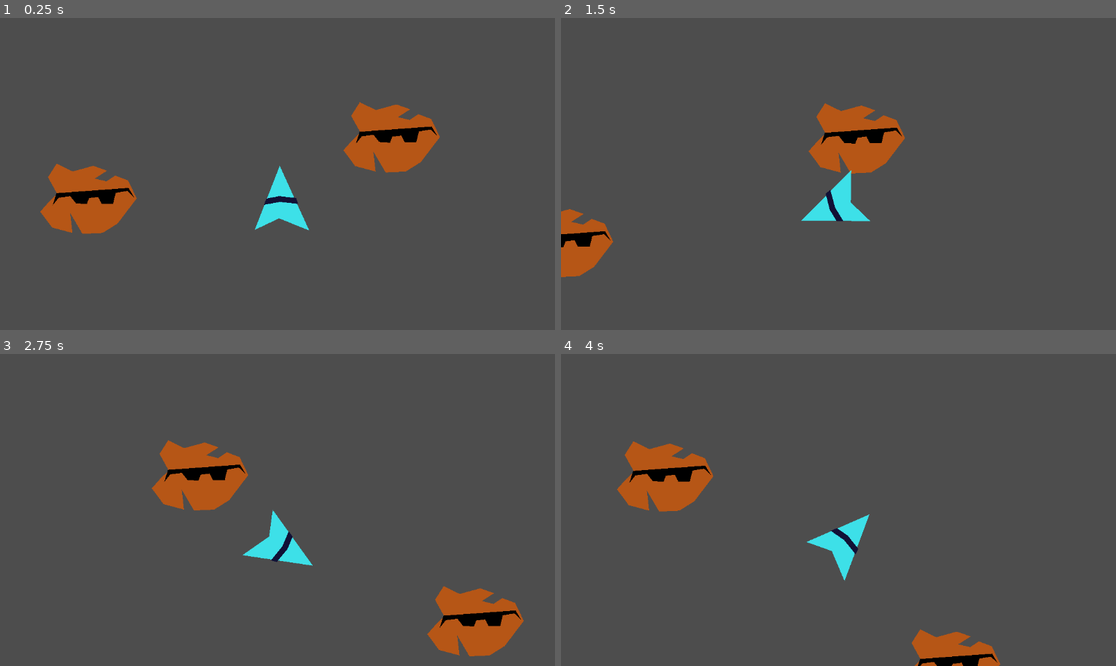
Above: before the commit, frames 1-4 (two rows, left to right).
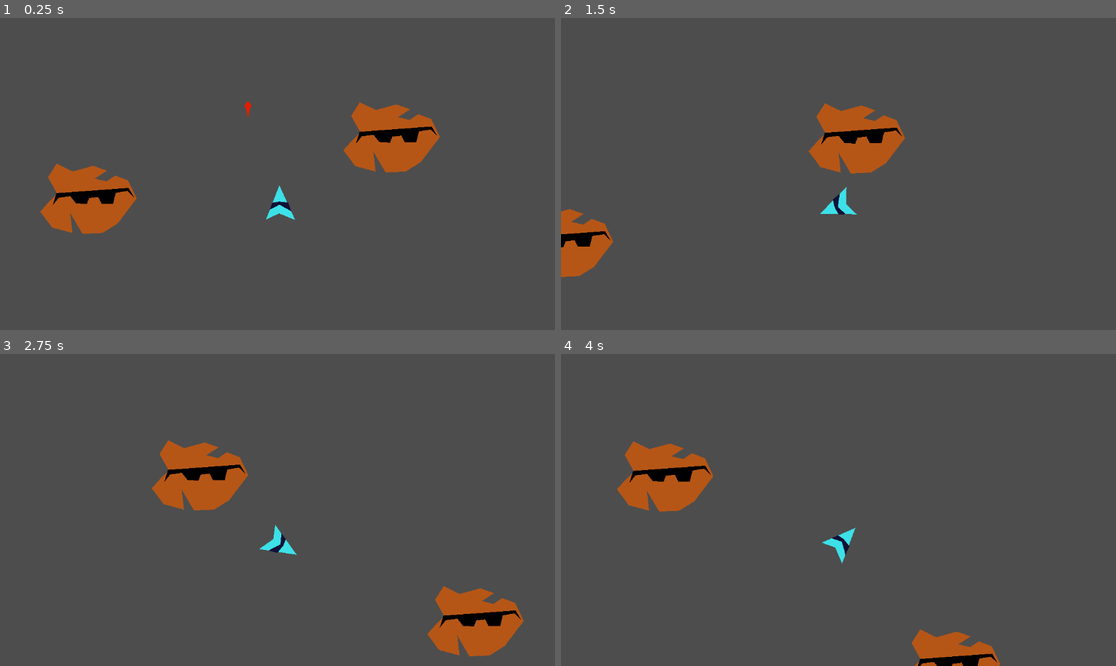
Above: after the commit, the same moments.

Repository: LegoNinja25/space-rock
Game: Godot game, scene res://Main/Main.tscn
The game is run twice, just before and just after one commit, with the same random seed, the same clock (stepped at 60 frames per second) and the same inputs.
Inputs:
- Up to frame 1 (0.25 s): no input
- Up to frame 2 (1.5 s): hold A (turn_ccw) 0.53-1.28 s; tap D (turn_cw) at 0.8, 1.35 s
- Up to frame 3 (2.75 s): tap A (turn_ccw) at 1.55 s; hold A (turn_ccw) from 2.03 s (still down); tap D (turn_cw) at 2.3 s
- Up to frame 4 (4 s): release A (turn_ccw) at 2.78 s; tap D (turn_cw) at 2.85, 3.8 s; tap A (turn_ccw) at 3.05 s; hold A (turn_ccw) from 3.53 s (still down)

The runs differ from the first frame. In frame 1, 0.8% of the frame differs, in the area x 43-56%, y 26-69%; in frame 2, 0.7%; in frame 3, 0.7%; in frame 4, 0.7%.

Commit message:
Bullet
created a bullet

Diff:
--- /dev/null
+++ b/Code/Bullet/Bullet.gd
@@ -0,0 +1,14 @@
+extends Node2D
+class_name Bullet
+
+var ship: Ship
+var speed = 500 #500 is good speed, 120 speed for testing
+
+
+#func _ready() -> void:
+	#rotation_degrees = 90
+
+
+func _process(delta: float) -> void:
+	var direction = Vector2(sin(rotation), -cos(rotation))
+	position += direction * speed * delta
--- /dev/null
+++ b/Code/Bullet/Bullet.tscn
@@ -0,0 +1,12 @@
+[gd_scene format=3 uid="uid://db3otv5j2cbxb"]
+
+[ext_resource type="Script" uid="uid://b3bidixqrwjxb" path="res://Bullet/Bullet.gd" id="1_qratc"]
+
+[node name="Bullet" type="Node2D" unique_id=614898232]
+script = ExtResource("1_qratc")
+
+[node name="Polygon2D" type="Polygon2D" parent="." unique_id=2007389338]
+position = Vector2(0.3543391, 0.7716932)
+scale = Vector2(0.58367777, 0.5836777)
+color = Color(0.8864634, 0.12069652, 9.62615e-08, 1)
+polygon = PackedVector2Array(0.60000044, 33.799995, 7.2, 0.79999924, 13.799999, -12.4, 0.60000044, -27.8, -12.599998, -12.4, -5.999999, 0.79999924)
--- a/Code/Main/Main.tscn
+++ b/Code/Main/Main.tscn
@@ -3,6 +3,7 @@
 [ext_resource type="Script" uid="uid://cgke8bpq05cbs" path="res://Main/Main.gd" id="1"]
 [ext_resource type="PackedScene" uid="uid://duiesnqf505sd" path="res://Rock/Rock.tscn" id="2_83ytx"]
 [ext_resource type="PackedScene" uid="uid://dhmmlqnos0d8n" path="res://Ship/Ship.tscn" id="3_amygn"]
+[ext_resource type="PackedScene" uid="uid://db3otv5j2cbxb" path="res://Bullet/Bullet.tscn" id="4_ps1la"]
 
 [node name="Main" type="Node" unique_id=54774455]
 script = ExtResource("1")
@@ -15,3 +16,7 @@
 
 [node name="Ship" parent="." unique_id=1788163164 instance=ExtResource("3_amygn")]
 position = Vector2(579, 392)
+
+[node name="Bullet" parent="." unique_id=614898232 instance=ExtResource("4_ps1la")]
+position = Vector2(514, 313)
+rotation = 6.2831855
--- a/Code/Ship/Ship.gd
+++ b/Code/Ship/Ship.gd
@@ -1,11 +1,15 @@
-extends Node
+extends Node2D
+class_name Ship
 
+var turn_spd = 180
 
-# Called when the node enters the scene tree for the first time.
 func _ready() -> void:
 	pass # Replace with function body.
 
 
-# Called every frame. 'delta' is the elapsed time since the previous frame.
 func _process(delta: float) -> void:
-	pass
+	if Input.is_action_pressed("turn_ccw"):
+		rotation_degrees -= turn_spd * delta
+	if Input.is_action_pressed("turn_cw"):
+		rotation_degrees += turn_spd * delta
+#missing controls: fire, thrust, rapidfire
--- a/Code/Ship/Ship.tscn
+++ b/Code/Ship/Ship.tscn
@@ -1,30 +1,16 @@
 [gd_scene format=3 uid="uid://dhmmlqnos0d8n"]
 
-[sub_resource type="GDScript" id="GDScript_3mtch"]
-script/source = "extends Node2D
-class_name Ship
-
-var turn_spd = 180
-
-func _ready() -> void:
-	pass # Replace with function body.
-
-
-func _process(delta: float) -> void:
-	if Input.is_action_pressed(\"turn_ccw\"):
-		rotation_degrees -= turn_spd * delta
-	if Input.is_action_pressed(\"turn_cw\"):
-		rotation_degrees += turn_spd * delta
-#missing controls: fire, thrust, rapidfire
-"
+[ext_resource type="Script" uid="uid://cgaht7pss2w5e" path="res://Ship/Ship.gd" id="1_11244"]
 
 [node name="Ship" type="Node2D" unique_id=1788163164]
-script = SubResource("GDScript_3mtch")
+script = ExtResource("1_11244")
 
 [node name="Polygon2D" type="Polygon2D" parent="." unique_id=1476789543]
+position = Vector2(2.3841858e-07, 0.9999981)
+scale = Vector2(0.53545827, 0.5354582)
 color = Color(0.24290884, 0.88206965, 0.9108876, 1)
 polygon = PackedVector2Array(1.6310425, -85.023026, 62.856995, 49.40799, 0.30004883, 24.118988, -50.277954, 48.07698)
 
 [node name="Polygon2D" type="Polygon2D" parent="Polygon2D" unique_id=1635800365]
 color = Color(0.06818461, 0.06978515, 0.21432596, 1)
-polygon = PackedVector2Array(2, -10, 40, -6, 36, -18, 1, -22, -26, -17, -31, -4)
+polygon = PackedVector2Array(2, -10, 48, 16, 36, -18, 1, -22, -26, -17, -35, 9)
Not shown, added: Code/Bullet/Bullet.gd.uid
